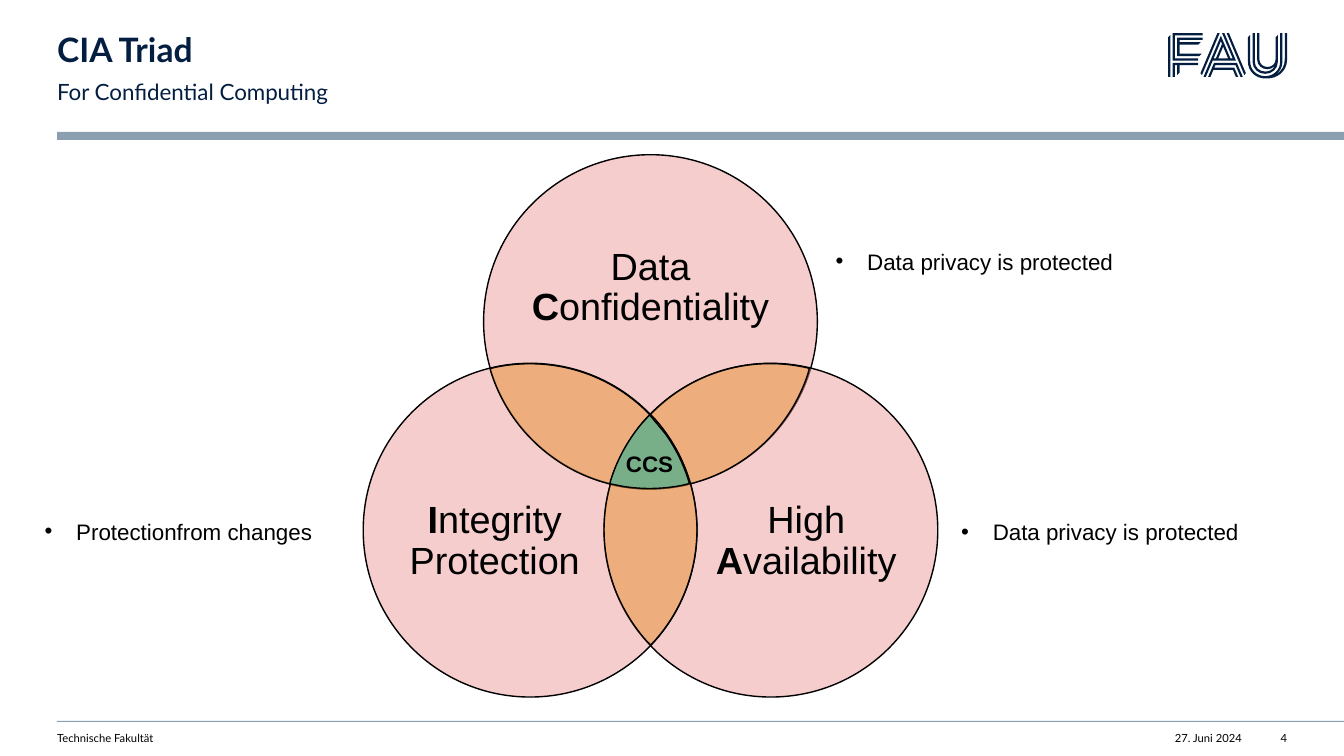
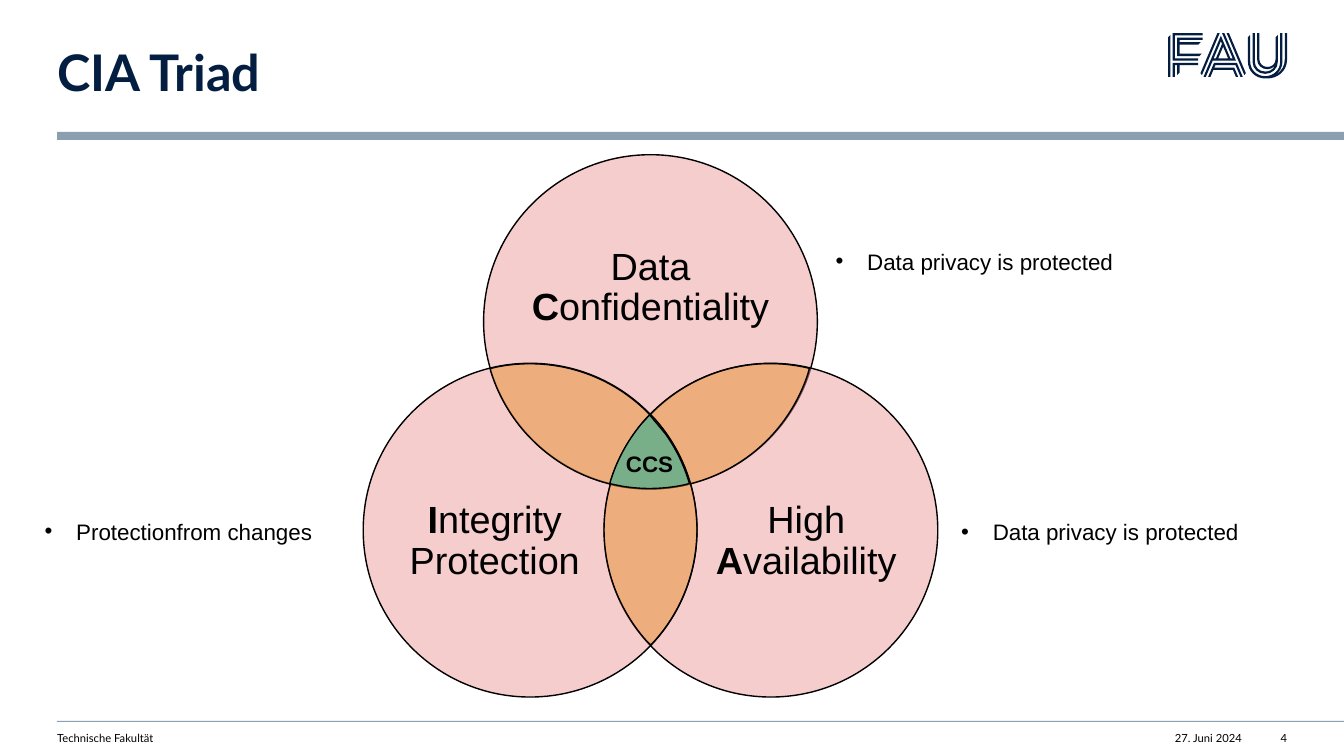
Before and after one commit to listigpeter/AKSS, a slide deck: slide 4 of presentation/confidetial_cloud_services.pptx. Drawn at 1344x756 pixels with LibreOffice and Linux fonts; fonts in the diff are those of the drawing. Boxes give left, top, right and bottom in pixels: in the first picture for what was removed or moved away, otherwise in the second. Text is boxed around its words. In the diff, an @@ line names an element or a change of style, - is before the commit and + after.

```diff
--- a/presentation/confidetial_cloud_services.pptx
+++ b/presentation/confidetial_cloud_services.pptx
@@ title "CIA Triad" moved from (x1=57, y1=37, x2=193, y2=63) to (x1=57, y1=53, x2=260, y2=92) @@
@@ title "CIA Triad" at (x1=57, y1=53, x2=260, y2=92): size 24 to 36 pt @@
@@ text removed at (x1=57, y1=83, x2=328, y2=104) @@
-For Confidential Computing
```
Also in this commit, not shown: 6 other slides changed, 10 other files.
